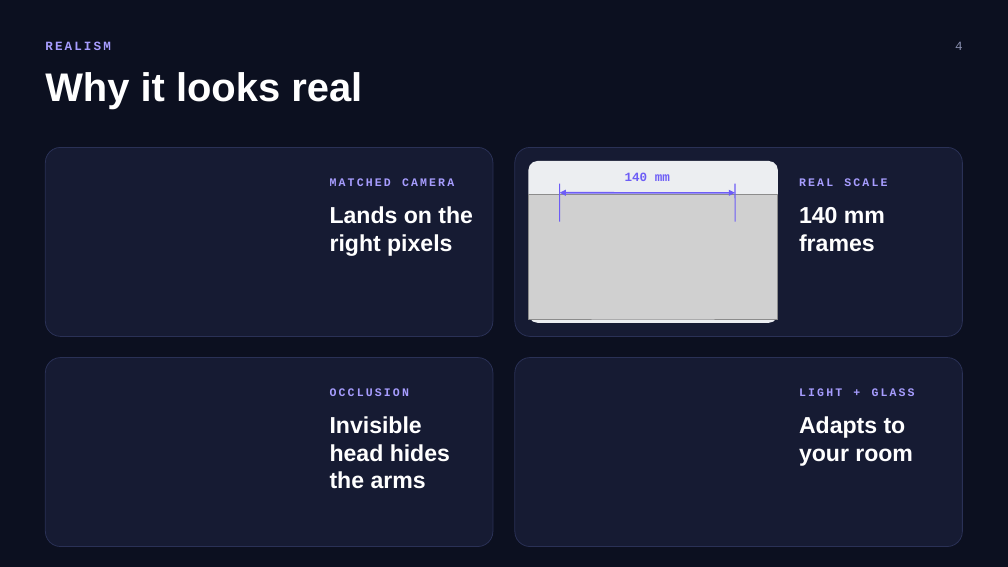
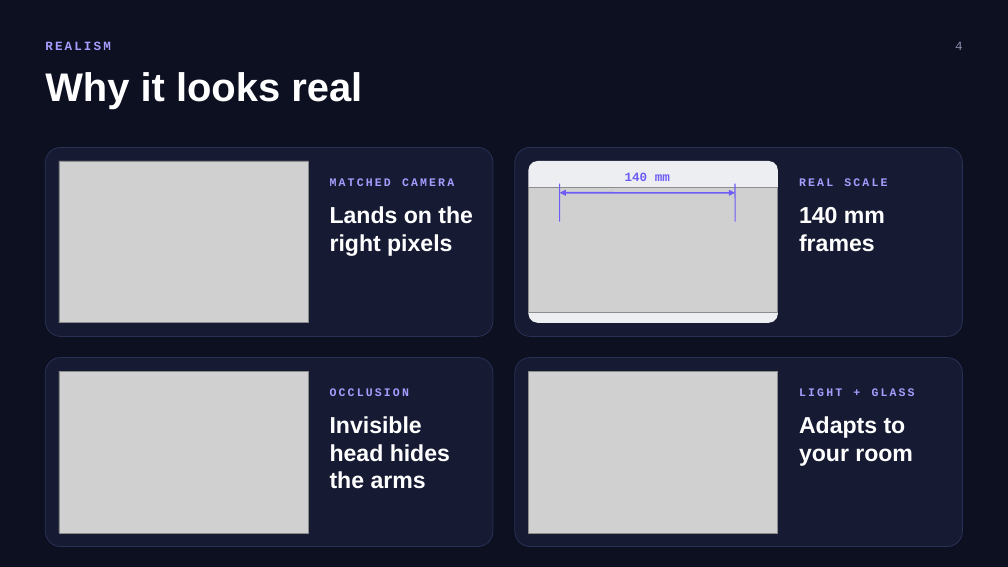
Before and after one commit to CyberZenithX/glasses-tryon, a slide deck: slide 4 of docs/pitch-deck.pptx. Drawn at 1008x567 pixels with LibreOffice and Linux fonts; fonts in the diff are those of the drawing; grey boxes stand for pictures. Boxes give left, top, right and bottom in pixels: in the first picture for what was removed or moved away, otherwise in the second. Text is boxed around its words. In the diff, an @@ line names an element or a change of style, - is before the commit and + after.

```diff
--- a/docs/pitch-deck.pptx
+++ b/docs/pitch-deck.pptx
@@ picture added at <box>59,161,309,323</box> @@
@@ rectangle "140 mm": place and size @@
-rectangle "140 mm" at <box>625,172,670,181</box>
+rectangle "140 mm" at <box>602,167,693,187</box>
@@ picture: place and size @@
-picture at <box>529,194,778,319</box>
+picture at <box>529,188,778,312</box>
@@ picture added at <box>59,371,309,533</box> @@
@@ picture added at <box>529,371,778,533</box> @@
```
